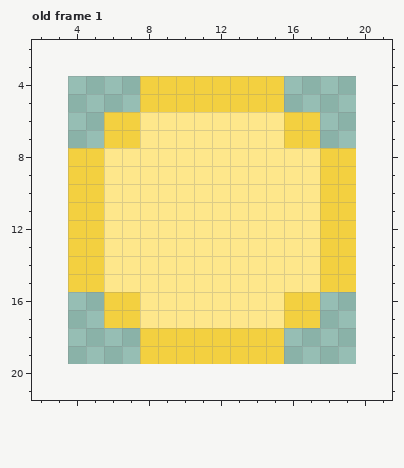
One commit to this pixel-art file: Assets/Sprites/Collectables/collectable.ase. Above, as it was before the edit.
16x16 pixels, 4 frames. Colours within 5 levels of each other are drawn and written as one. Shown: old frame 1: x 2..21, y 2..21. The old version is drawn lined up with the new one, on the new canvas. The commit also changed other frames, which this record leaves out.
Once edited:
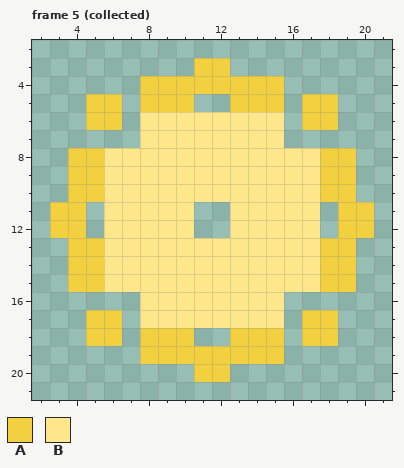
Palette (. is transparent): A #f3d040  B #fee78b
A new or re-ordered frame is compared with the old frame closest to it.
What changed:
canvas 16x16 -> 24x24, the old top-left corner now at 4,4
frames 4 -> 8
--- frame 5 (collected) is new; against old frame 1
@@ x 2..21 @@
  2 ....................
- 3 ....................
+ 3 .........AA.........
  4 ......AAAAAAAA......
- 5 ......AAAAAAAA......
- 6 ....AABBBBBBBBAA....
- 7 ....AABBBBBBBBAA....
+ 5 ...AA.AAA..AAA.AA...
+ 6 ...AA.BBBBBBBB.AA...
+ 7 ......BBBBBBBB......
  8 ..AABBBBBBBBBBBBAA..
@@ x 2..21 @@
 10 ..AABBBBBBBBBBBBAA..
-11 ..AABBBBBBBBBBBBAA..
-12 ..AABBBBBBBBBBBBAA..
+11 .AA.BBBBB..BBBBB.AA.
+12 .AA.BBBBB..BBBBB.AA.
 13 ..AABBBBBBBBBBBBAA..
@@ x 2..21 @@
 15 ..AABBBBBBBBBBBBAA..
-16 ....AABBBBBBBBAA....
-17 ....AABBBBBBBBAA....
-18 ......AAAAAAAA......
+16 ......BBBBBBBB......
+17 ...AA.BBBBBBBB.AA...
+18 ...AA.AAA..AAA.AA...
 19 ......AAAAAAAA......
-20 ....................
+20 .........AA.........
 21 ....................
Pixel boxes of the changes (left, top, right, bottom) in both pictures:
changed: (194, 58, 338, 148)
changed: (86, 94, 140, 148)
changed: (50, 202, 140, 346)
changed: (194, 202, 374, 382)
